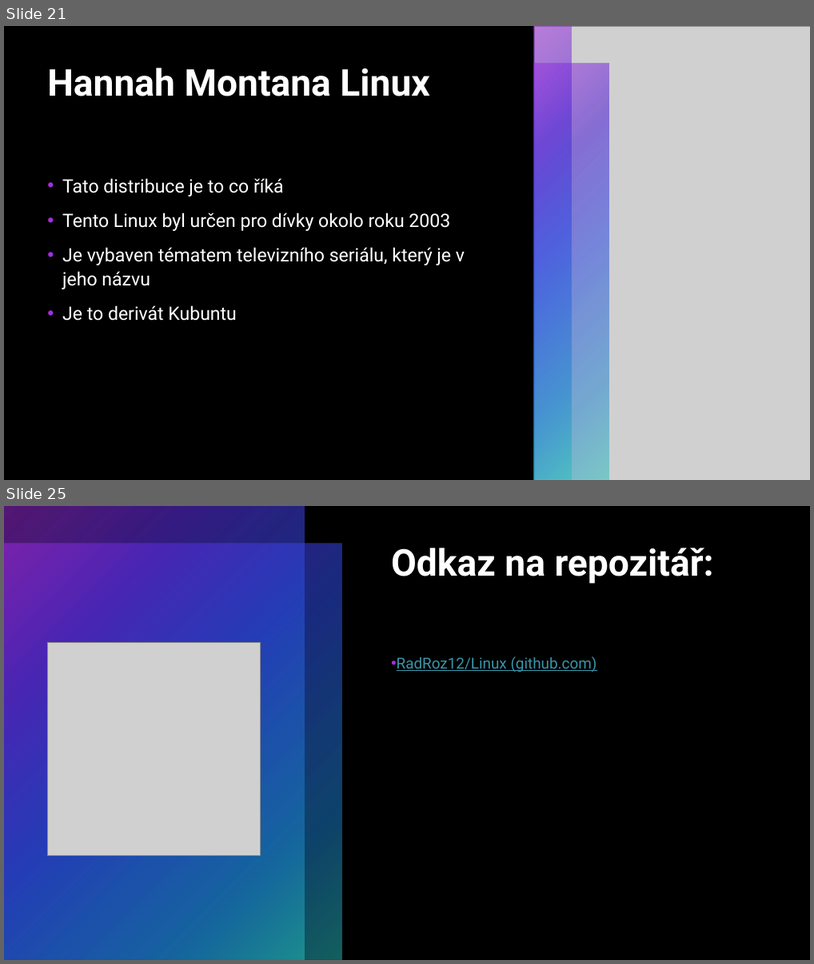
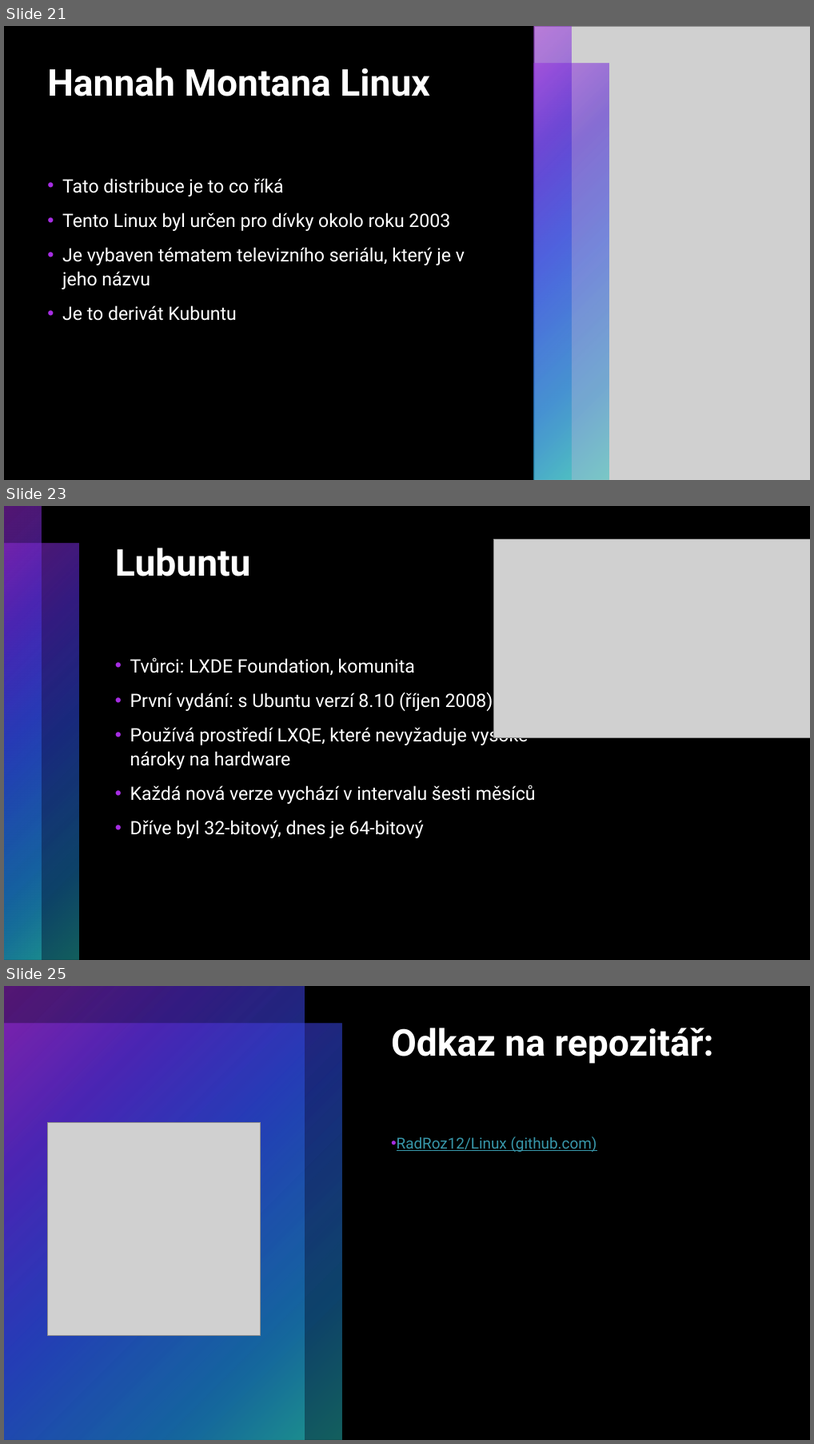
Before and after one commit to RadRoz12/Linux, a slide deck: Linux.pptx. Shown one above the other, each under a label of ours: slides 21 and 25 before the commit, slides 21, 23 and 25 after it; the slides between them are not shown. The pictures are 814x964 and 814x1444 pixels, drawn with LibreOffice and Linux fonts; fonts in the diff are those of the drawing; grey boxes stand for pictures. Boxes give left, top, right and bottom in pixels: in the first picture for what was removed or moved away, otherwise in the second. Text is boxed around its words. In the diff, an @@ line names an element or a change of style, - is before the commit and + after.

```diff
--- a/Linux.pptx
+++ b/Linux.pptx
@@ slide 23 added at box(4, 506, 810, 960), background #000000; not listed: 2 template elements that a slide beside it also shows @@
@@ title added at box(115, 548, 251, 576), 44 pt, text #FFFFFF, bold @@
+Lubuntu
@@ picture added at box(494, 540, 810, 738) @@
@@ text added at box(130, 657, 536, 838), 22 pt, text #FFFFFF @@
+• Tvůrci: LXDE Foundation, komunita
+• První vydání: s Ubuntu verzí 8.10 (říjen 2008)
+• Používá prostředí LXQE, které nevyžaduje vysoké nároky na hardware
+• Každá nová verze vychází v intervalu šesti měsíců
+• Dříve byl 32-bitový, dnes je 64-bitový
```
Also in this commit, not shown: 10 slides changed, 1 other slide added, 2 slides removed.
